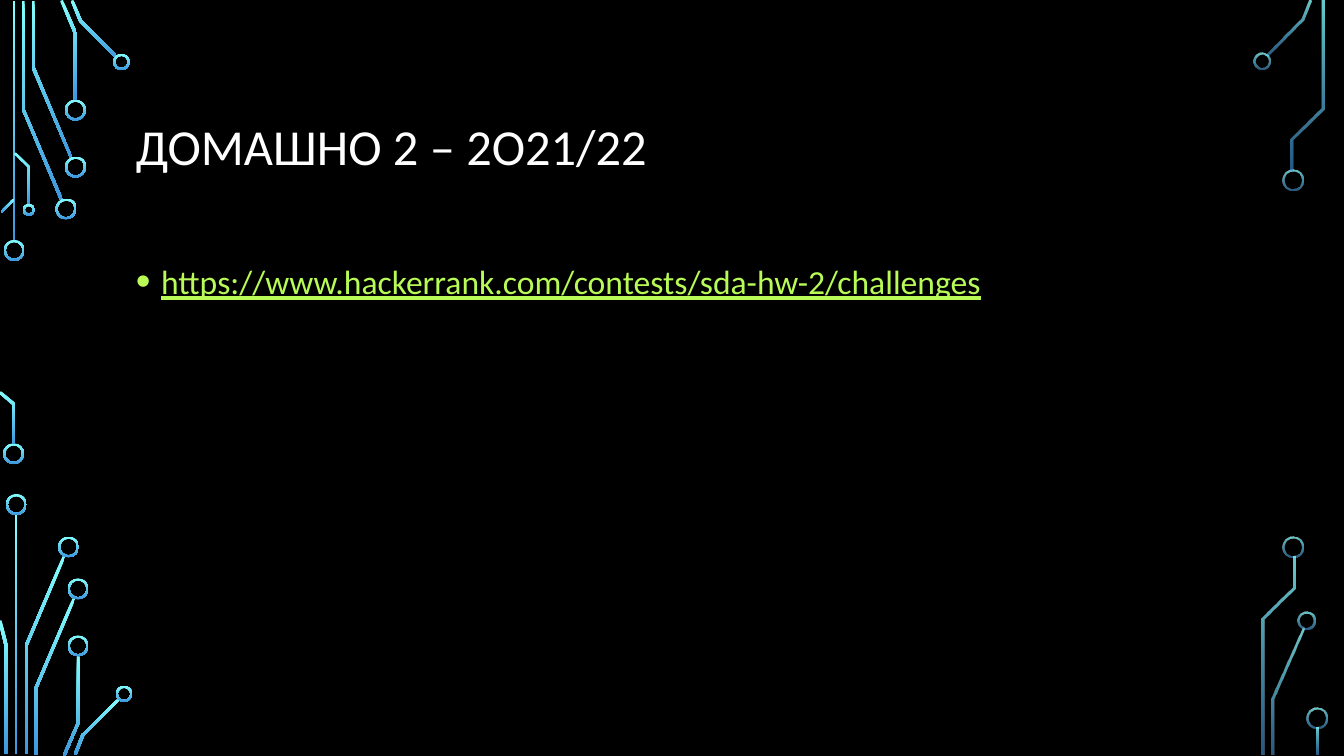
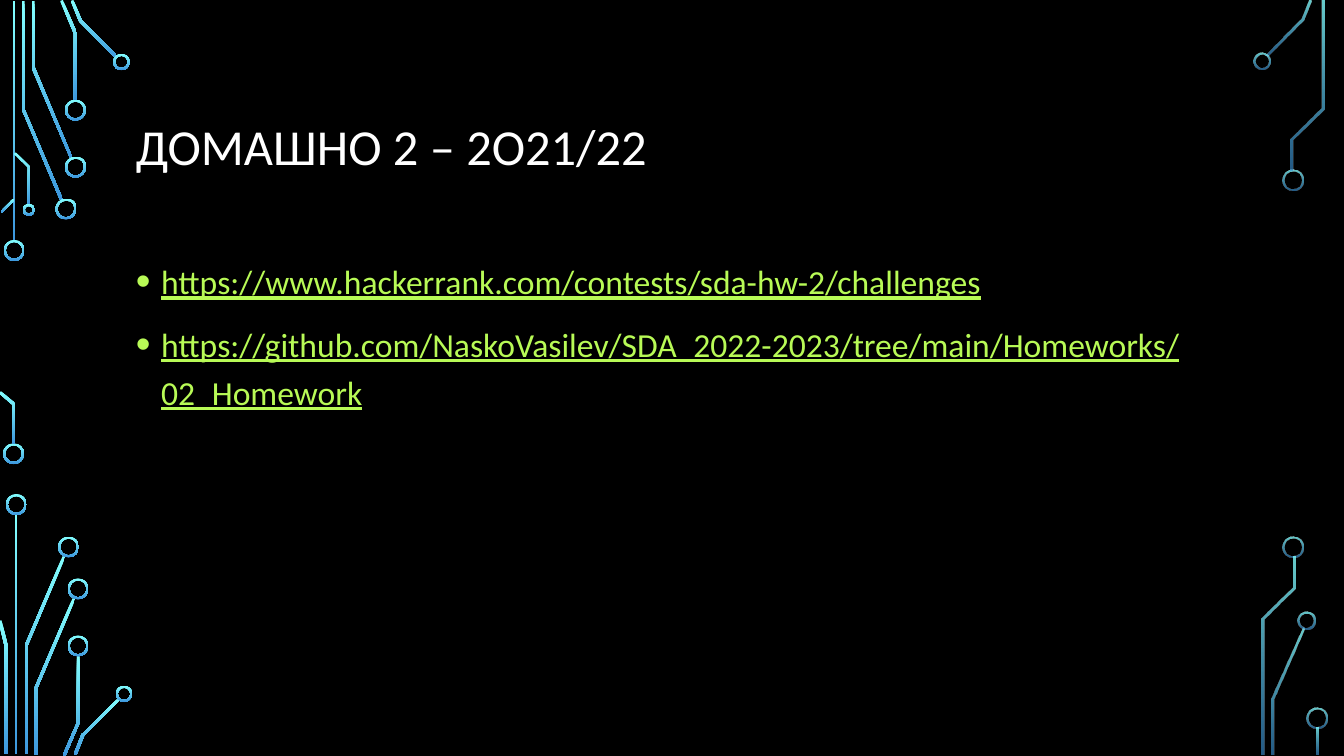
Before and after one commit to NaskoIT/SDA_2022-2023, a slide deck: slide 7 of 02_Sorting_Algorithms/Nasko/02_Sorting algorithms.pptx (slide 6 before the commit). Drawn at 1344x756 pixels with LibreOffice and Linux fonts; fonts in the diff are those of the drawing; background and template pictures are left out. Boxes give left, top, right and bottom in pixels: in the first picture for what was removed or moved away, otherwise in the second. Text is boxed around its words. In the diff, an @@ line names an element or a change of style, - is before the commit and + after.

```diff
--- a/02_Sorting_Algorithms/Nasko/02_Sorting algorithms.pptx
+++ b/02_Sorting_Algorithms/Nasko/02_Sorting algorithms.pptx
@@ text at (x1=161, y1=333, x2=1179, y2=410): paragraph added @@
+• https://github.com/NaskoVasilev/SDA_2022-2023/tree/main/Homeworks/02_Homework
```
Also in this commit, not shown: 2 slides added, 1 other file.
